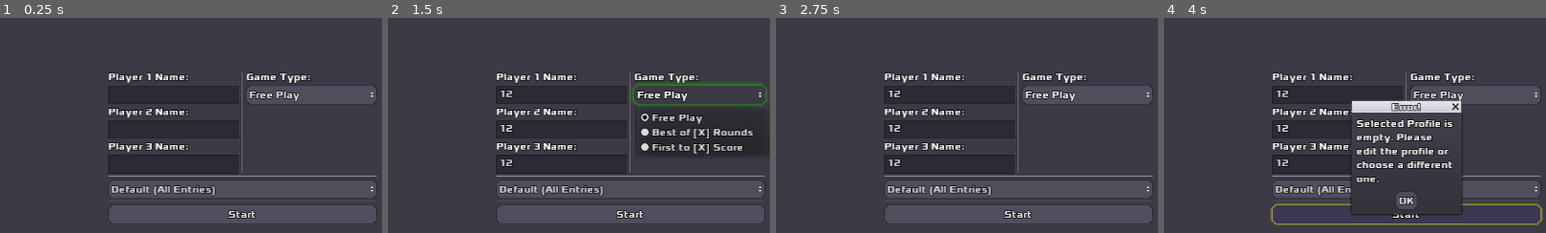
Above: before the commit, frames 1-4 (left to right).
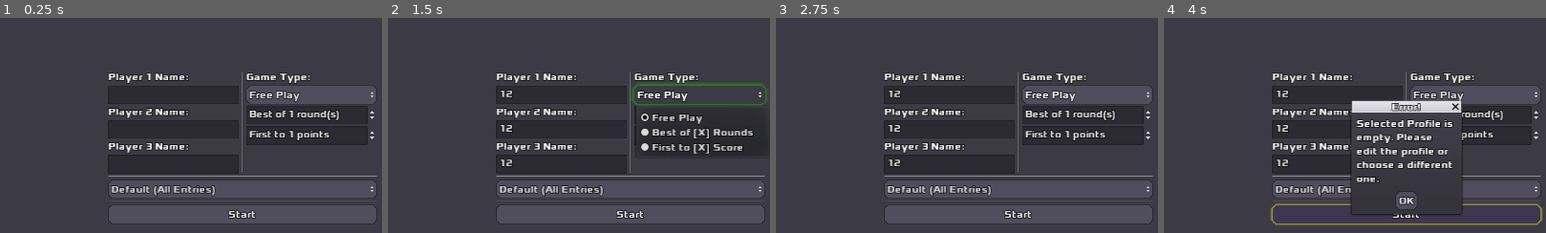
Above: after the commit, the same moments.

Repository: zacryol/spindle-of-serendipity
Game: Godot game, scene res://game/GameSetting.tscn
Two runs of this game, one before a commit and one after it. Both use one fixed random seed, a clock stepped at 60 frames per second and the inputs below. This scene is started directly instead of the project's main scene.
Inputs (mouse positions are % of the whole screen's width and height, from its top left):
- Up to frame 1 (0.25 s): no input
- Up to frame 2 (1.5 s): click (41, 37) at 0.52 s; type "12" at 0.6 s; click (41, 45) at 0.75 s; type "12" at 0.83 s; click (41, 53) at 0.98 s; type "12" at 1.07 s; click "Free Play" at 1.25 s
- Up to frame 3 (2.75 s): click "Free Play" at 2 s
- Up to frame 4 (4 s): click "Start" at 2.75 s; click "Start" at 3.5 s
The pictures show only the part of the screen within x 18-68%, y 19-69%; the shares and areas given below are measured in that part.

The runs differ from the first frame. In frame 1, 1.7% of the frame differs, in the area x 64-98%, y 40-60%; in frame 2, less than 0.1%; in frame 3, 1.7%; in frame 4, 0.9%.

Commit message:
Added setting nodes

Diff:
--- a/godot/game/GameSetting.tscn
+++ b/godot/game/GameSetting.tscn
@@ -99,6 +99,29 @@
 items = [ "Free Play", null, false, 0, null, "Best of [X] Rounds", null, false, 1, null, "First to [X] Score", null, false, 2, null ]
 selected = 0
 
+[node name="Rounds" type="SpinBox" parent="Controls/Top/Vict"]
+margin_top = 60.0
+margin_right = 219.0
+margin_bottom = 91.0
+size_flags_horizontal = 3
+min_value = 1.0
+value = 1.0
+rounded = true
+prefix = "Best of"
+suffix = "round(s)"
+
+[node name="Score" type="SpinBox" parent="Controls/Top/Vict"]
+margin_top = 95.0
+margin_right = 219.0
+margin_bottom = 126.0
+size_flags_horizontal = 3
+min_value = 1.0
+max_value = 20000.0
+step = 5.0
+value = 1.0
+prefix = "First to"
+suffix = "points"
+
 [node name="VSeparator" type="HSeparator" parent="Controls"]
 margin_top = 180.0
 margin_right = 450.0
